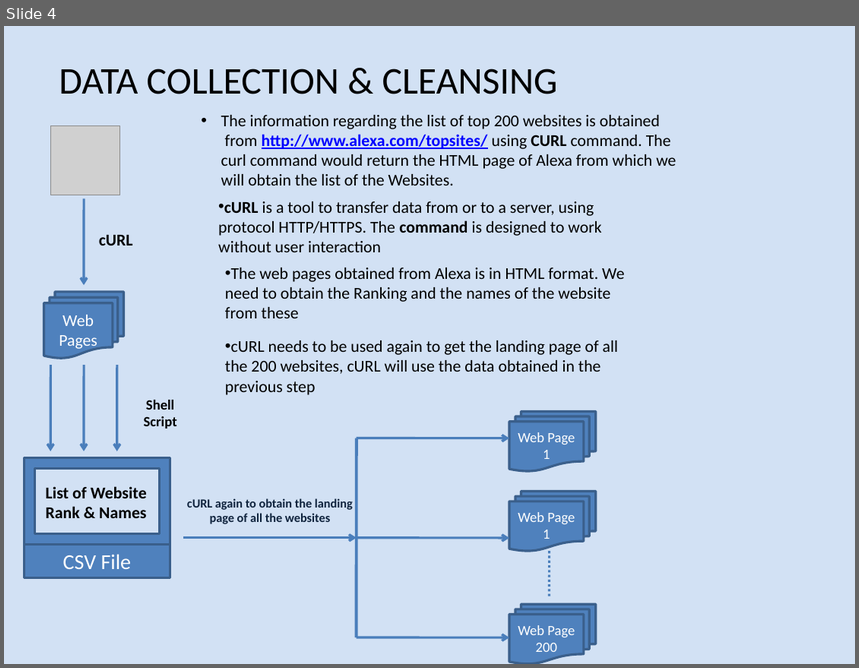
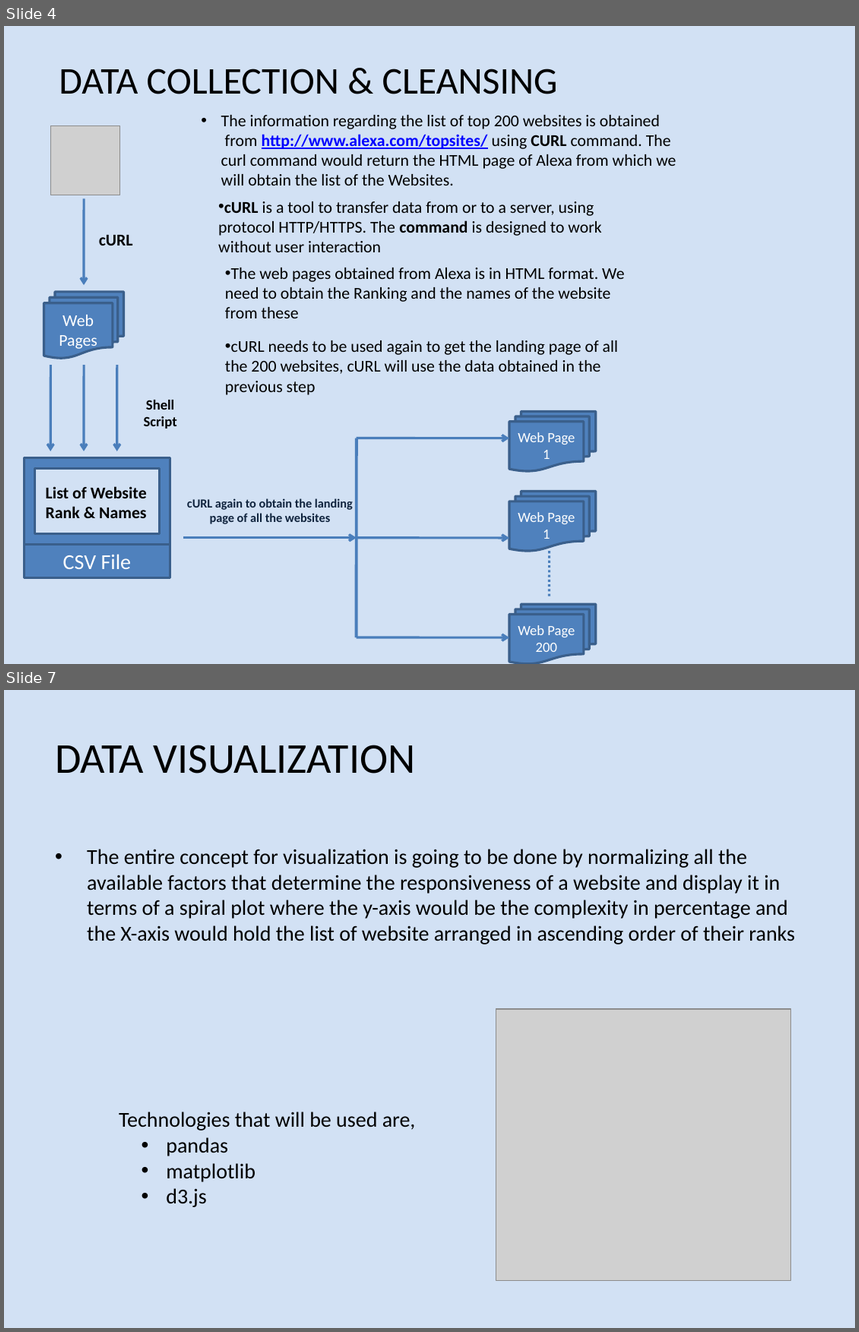
Before and after one commit to nicky1211/Sem1Project, a slide deck: HTML Attribute Analysis of the Top 200 Most.pptx. Shown one above the other, each under a label of ours: slide 4 before the commit, slides 4 and 7 after it; the slides between them are not shown. The pictures are 859x668 and 859x1332 pixels, drawn with LibreOffice and Linux fonts; fonts in the diff are those of the drawing; grey boxes stand for pictures. Boxes give left, top, right and bottom in pixels: in the first picture for what was removed or moved away, otherwise in the second. Text is boxed around its words. In the diff, an @@ line names an element or a change of style, - is before the commit and + after.

```diff
--- a/HTML Attribute Analysis of the Top 200 Most.pptx
+++ b/HTML Attribute Analysis of the Top 200 Most.pptx
@@ slide 7 added at (x1=4, y1=690, x2=855, y2=1328), background #C6D9F1 at 78% opacity @@
@@ text added at (x1=55, y1=745, x2=416, y2=774), 36 pt, text #000000 @@
+DATA VISUALIZATION
@@ text added at (x1=87, y1=849, x2=795, y2=945), 18 pt, text #000000 @@
+• The entire concept for visualization is going to be done by normalizing all the available factors that determine the responsiveness of a website and display it in terms of a spiral plot where the y-axis would be the complexity in percentage and the X-axis would hold the list of website arranged in ascending order of their ranks
@@ picture added at (x1=496, y1=1009, x2=791, y2=1281) @@
@@ text added at (x1=119, y1=1112, x2=416, y2=1208), 18 pt, text #000000 @@
+Technologies that will be used are,
+  • pandas
+  • matplotlib
+  • d3.js
```
Also in this commit, not shown: 4 slides changed, 2 other slides added, 1 slide removed.
